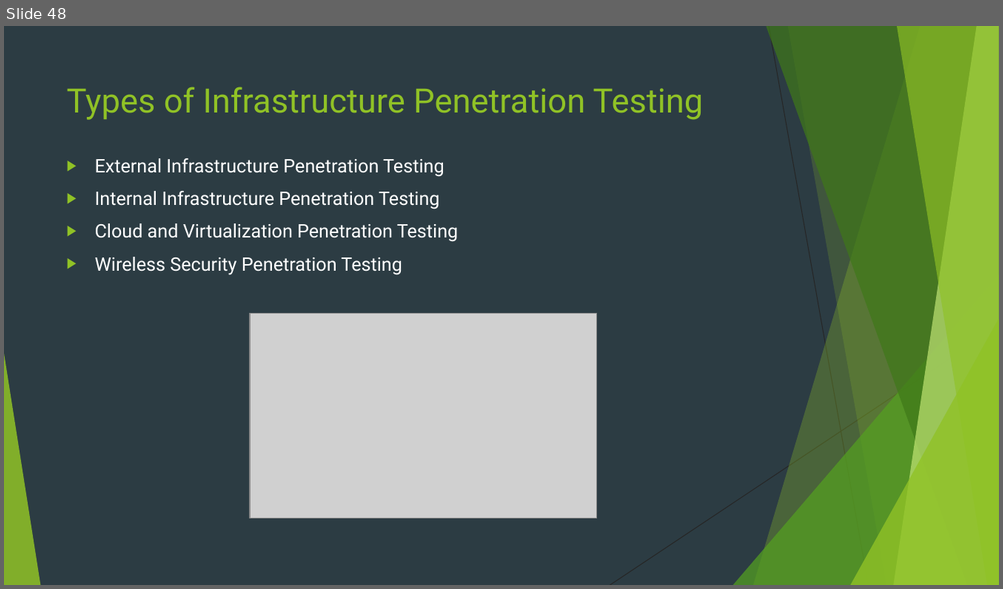
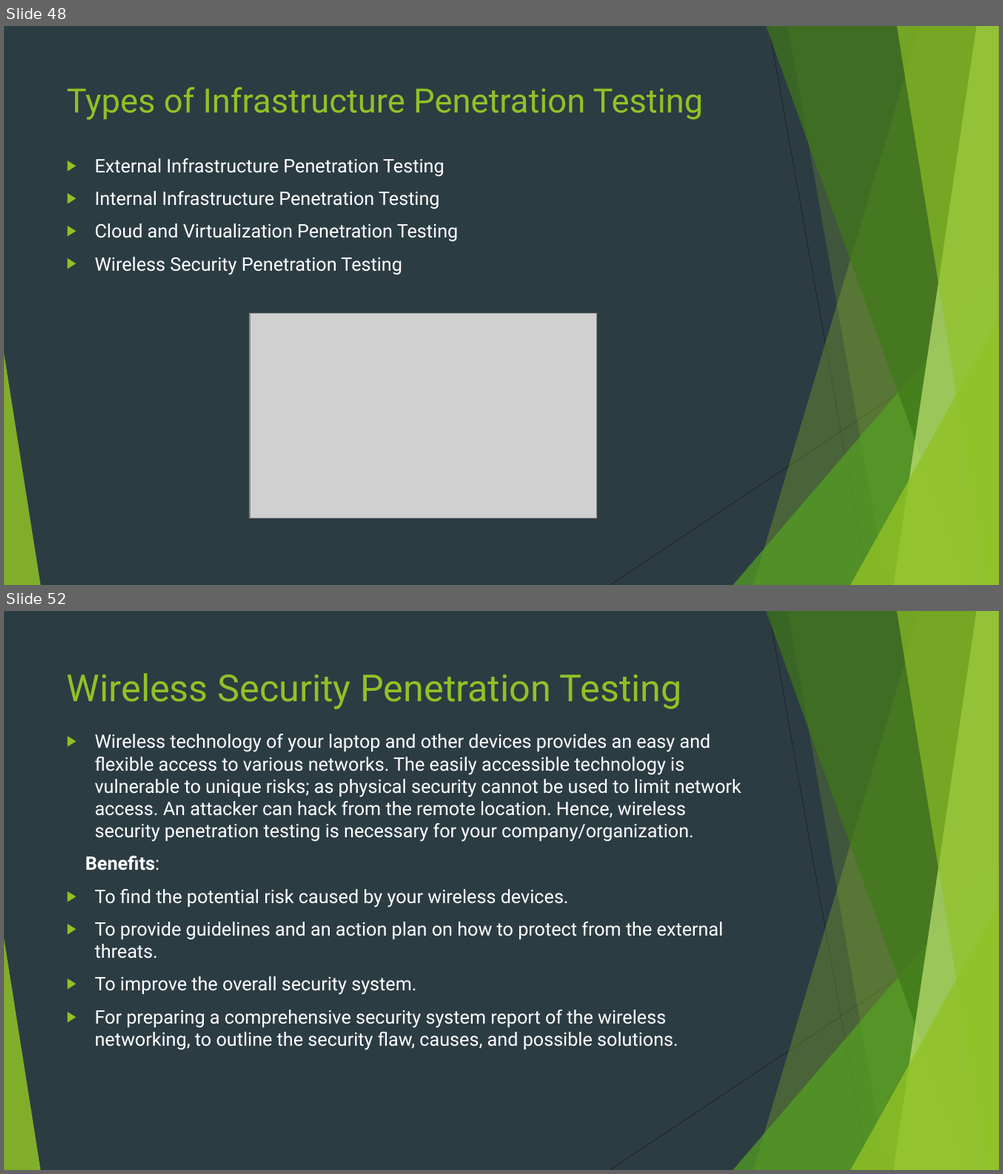
Before and after one commit to Navo26/SecurityTesting, a slide deck: PENETRATION TESTING.pptx. Shown one above the other, each under a label of ours: slide 48 before the commit, slides 48 and 52 after it; the slides between them are not shown. The pictures are 1003x589 and 1003x1174 pixels, drawn with LibreOffice and Linux fonts; fonts in the diff are those of the drawing; grey boxes stand for pictures. Boxes give left, top, right and bottom in pixels: in the first picture for what was removed or moved away, otherwise in the second. Text is boxed around its words. In the diff, an @@ line names an element or a change of style, - is before the commit and + after.

```diff
--- a/PENETRATION TESTING.pptx
+++ b/PENETRATION TESTING.pptx
@@ slide 52 added at [4,611,999,1170], background #2C3C43; not listed: 10 template elements that a slide beside it also shows @@
@@ title added at [67,673,682,709], 36 pt, text #90C226 @@
+Wireless Security Penetration Testing
@@ text added at [85,734,741,1051], 18 pt, text #FFFFFF @@
+▶ Wireless technology of your laptop and other devices provides an easy and flexible access to various networks. The easily accessible technology is vulnerable to unique risks; as physical security cannot be used to limit network access. An attacker can hack from the remote location. Hence, wireless security penetration testing is necessary for your company/organization.
+Benefits:
+▶ To find the potential risk caused by your wireless devices.
+▶ To provide guidelines and an action plan on how to protect from the external threats.
+▶ To improve the overall security system.
+▶ For preparing a comprehensive security system report of the wireless networking, to outline the security flaw, causes, and possible solutions.
```
Also in this commit, not shown: 1 slide changed, 7 other slides added.
